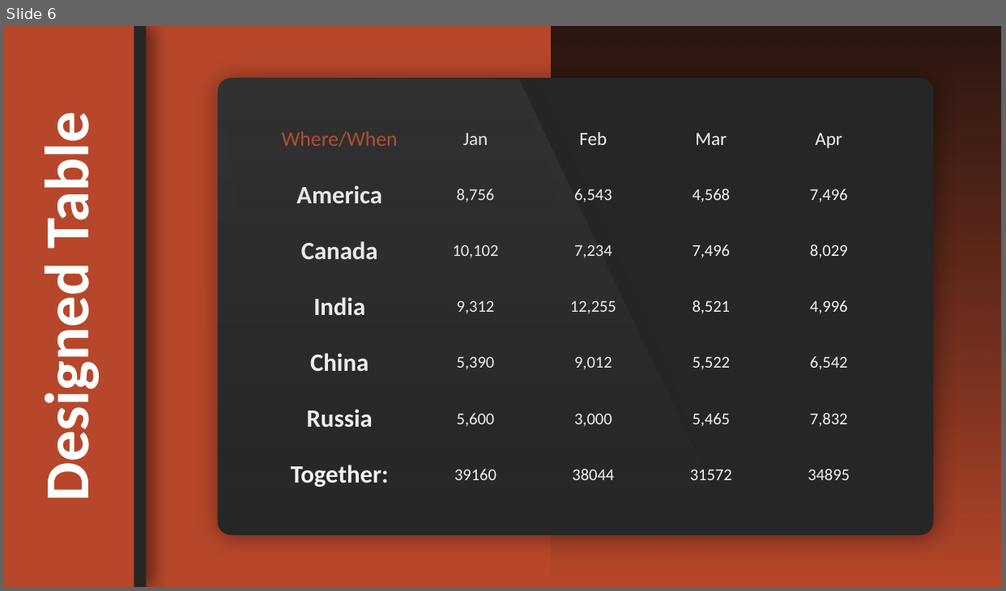
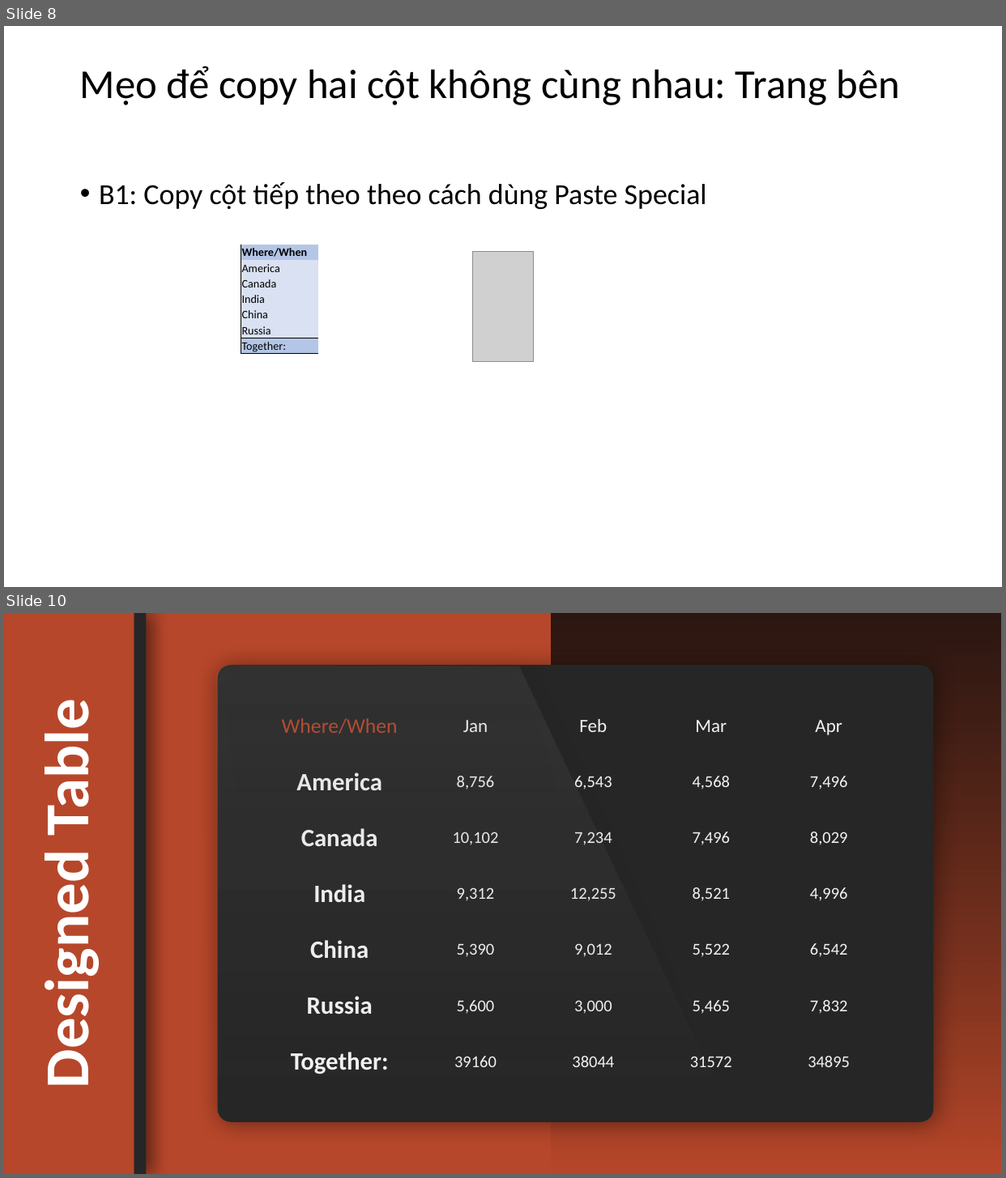
Before and after one commit to tranthanhbinh2603/PPTmasterclassV6_Powerpoint_from_A_to_Z, a slide deck: Section 11 - Tables in PowerPoint/Learning.pptx. Shown one above the other, each under a label of ours: slide 6 before the commit, slides 8 and 10 after it; the slides between them are not shown. The pictures are 1006x591 and 1006x1178 pixels, drawn with LibreOffice and Linux fonts; fonts in the diff are those of the drawing; grey boxes stand for pictures; background and template pictures are left out. Boxes give left, top, right and bottom in pixels: in the first picture for what was removed or moved away, otherwise in the second. Text is boxed around its words. In the diff, an @@ line names an element or a change of style, - is before the commit and + after.

```diff
--- a/Section 11 - Tables in PowerPoint/Learning.pptx
+++ b/Section 11 - Tables in PowerPoint/Learning.pptx
@@ slide 8 added at <box>4,26,1002,587</box>, background #FFFFFF @@
@@ title added at <box>80,66,900,105</box>, 39.6 pt, text #000000 @@
+Mẹo để copy hai cột không cùng nhau: Trang bên
@@ text added at <box>99,182,707,209</box>, 28 pt, text #000000 @@
+• B1: Copy cột tiếp theo theo cách dùng Paste Special
@@ table added at <box>241,245,318,356</box>, 7 rows, 1 columns @@
+Where/When
+America
+Canada
+India
+China
+Russia
+Together:
@@ picture added at <box>473,251,533,361</box> @@
@@ what was slide 6 is now slide 10 @@
```
Also in this commit, not shown: 6 other slides added.
